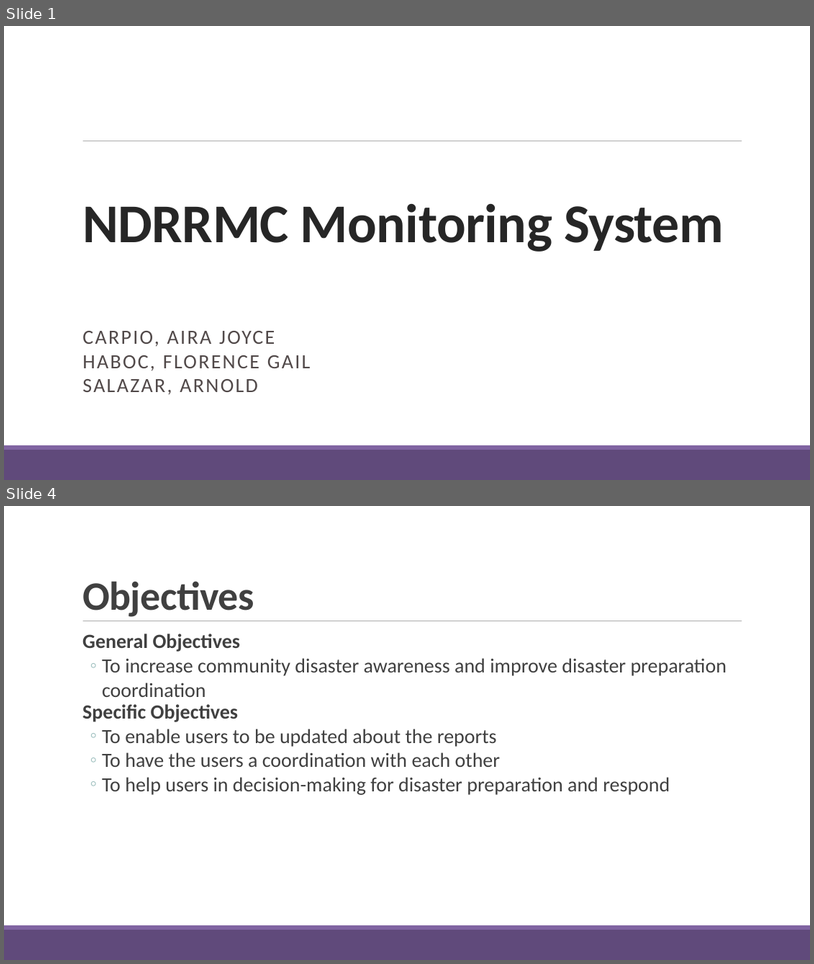
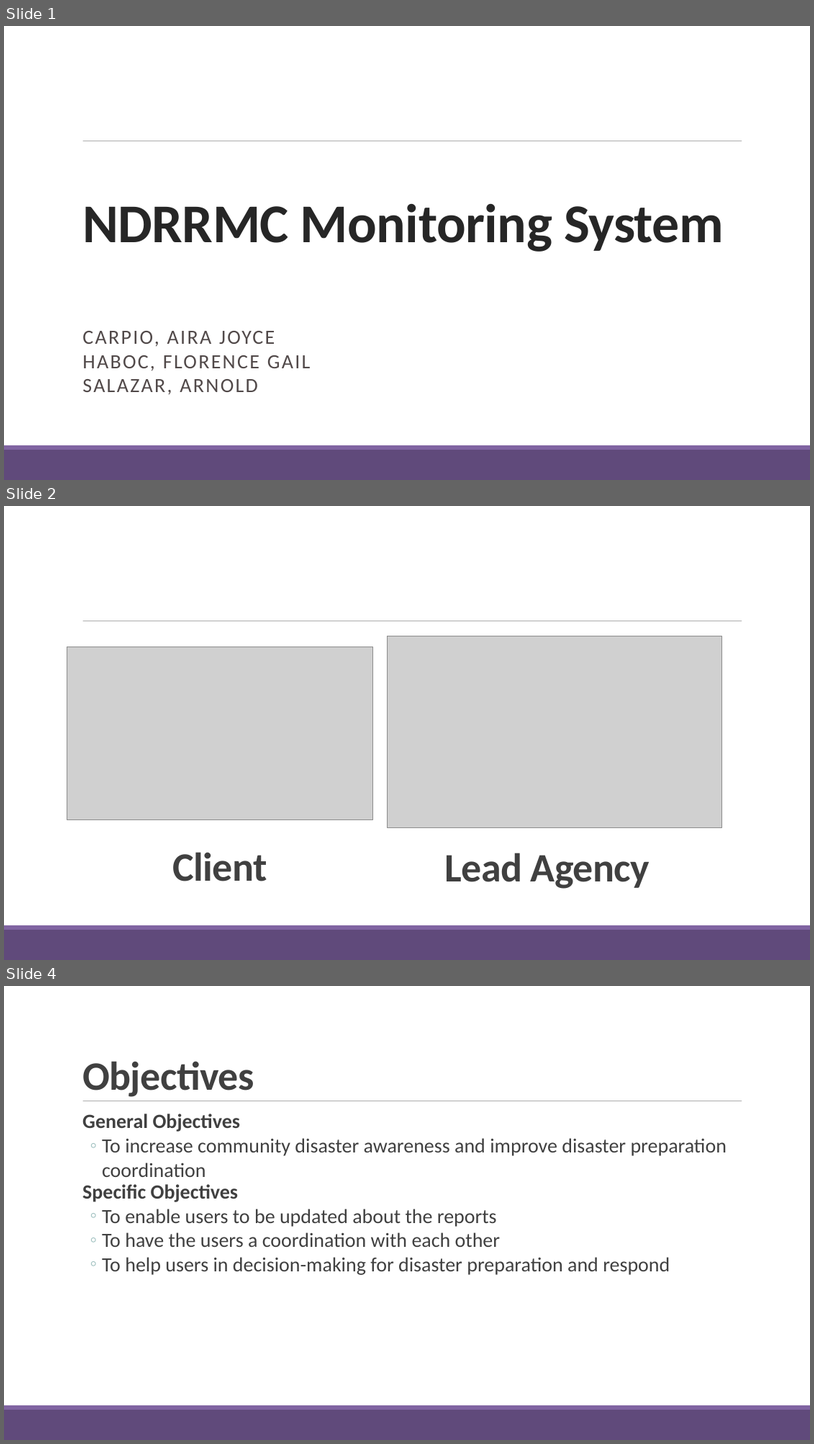
Before and after one commit to fghavoc/SOFTDEV-Monitoring-System, a slide deck: Documentation/NDRRMC Monitoring System2Finals.pptx. Shown one above the other, each under a label of ours: slides 1 and 4 before the commit, slides 1, 2 and 4 after it; the slides between them are not shown. The pictures are 814x964 and 814x1444 pixels, drawn with LibreOffice and Linux fonts; fonts in the diff are those of the drawing; grey boxes stand for pictures. Boxes give left, top, right and bottom in pixels: in the first picture for what was removed or moved away, otherwise in the second. Text is boxed around its words. In the diff, an @@ line names an element or a change of style, - is before the commit and + after.

```diff
--- a/Documentation/NDRRMC Monitoring System2Finals.pptx
+++ b/Documentation/NDRRMC Monitoring System2Finals.pptx
@@ slide 2 added at [4,506,810,960], background #FFFFFF; not listed: 3 template elements that a slide beside it also shows @@
@@ picture added at [67,646,373,819] @@
@@ picture added at [388,636,722,827] @@
@@ text added at [172,852,267,881], 48 pt, text #404040, bold @@
+Client
@@ text added at [445,852,650,888], 48 pt, text #404040, bold @@
+Lead Agency
```
Also in this commit, not shown: 3 slides changed, 7 other slides added, 2 slides removed, 46 other files.
